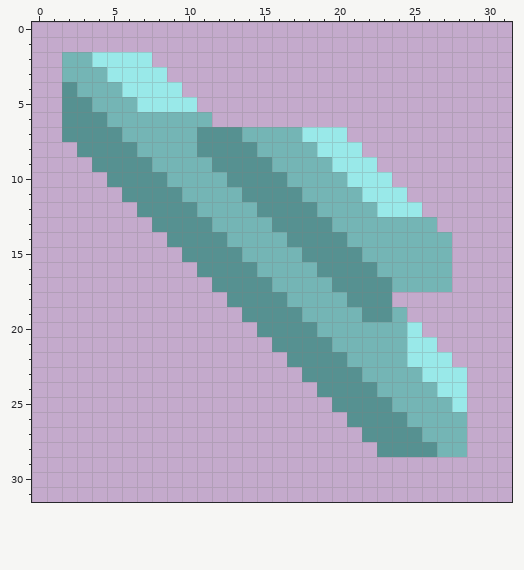
One commit to this pixel-art sprite: sprites/items/oxygen.png. The picture above was drawn from the file before the commit.
The file is 32x32 pixels.
After the commit:
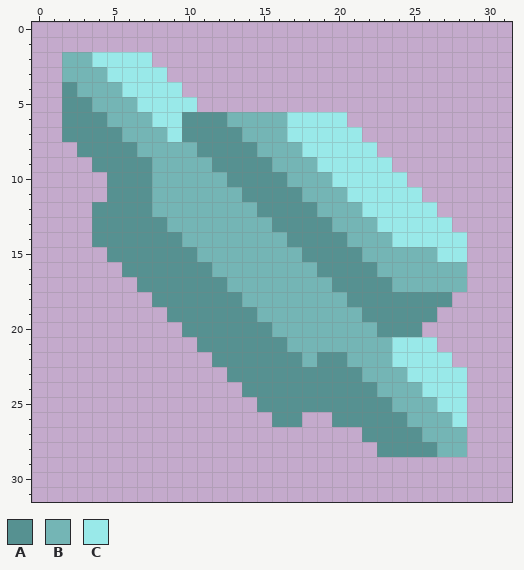
Palette (. is transparent): A #569191  B #74b5b5  C #99e9e9
Difference:
@@ x 0..31 @@
  5 ..AABBBCCCC.....................
- 6 ..AAABBBBBBB....................
- 7 ..AAAABBBBBAAABBBBCCC...........
- 8 ...AAAABBBBAAAABBBBCCC..........
- 9 ....AAAABBBBAAAABBBBCCC.........
-10 .....AAAABBBBAAAABBBBCCC........
-11 ......AAAABBBBAAAABBBBCCC.......
-12 .......AAAABBBBAAAABBBBCCC......
-13 ........AAAABBBBAAAABBBBBBB.....
-14 .........AAAABBBBAAAABBBBBBB....
-15 ..........AAAABBBBAAAABBBBBB....
-16 ...........AAAABBBBAAAABBBBB....
-17 ............AAAABBBBAAAABBBB....
-18 .............AAAABBBBAAA........
-19 ..............AAAABBBBAAB.......
-20 ...............AAAABBBBBBC......
-21 ................AAAABBBBBCC.....
-22 .................AAAABBBBCCC....
-23 ..................AAAABBBBCCC...
-24 ...................AAAABBBBCC...
-25 ....................AAAABBBBC...
-26 .....................AAAABBBB...
+ 6 ..AAABBBCCAAABBBBCCCC...........
+ 7 ..AAAABBBCAAAABBBCCCCC..........
+ 8 ...AAAABBBBAAAABBBCCCCC.........
+ 9 ....AAAABBBBAAAABBBCCCCC........
+10 .....AAABBBBBAAAABBBCCCCC.......
+11 .....AAABBBBBBAAAABBBCCCCC......
+12 ....AAAABBBBBBBAAAABBBCCCCC.....
+13 ....AAAAABBBBBBBAAAABBBCCCCC....
+14 ....AAAAAABBBBBBBAAAABBBCCCCC...
+15 .....AAAAAABBBBBBBAAAABBBBBCC...
+16 ......AAAAAABBBBBBBAAAABBBBBB...
+17 .......AAAAAABBBBBBBAAAABBBBB...
+18 ........AAAAAABBBBBBBAAAAAAA....
+19 .........AAAAAABBBBBBBAAAAA.....
+20 ..........AAAAAABBBBBBBAAA......
+21 ...........AAAAAABBBBBBBCCC.....
+22 ............AAAAAABAABBBCCCC....
+23 .............AAAAAAAAABBBCCCC...
+24 ..............AAAAAAAAABBBCCC...
+25 ...............AAAAAAAAABBBCC...
+26 ................AA..AAAAABBBC...
 27 ......................AAAABBB...
